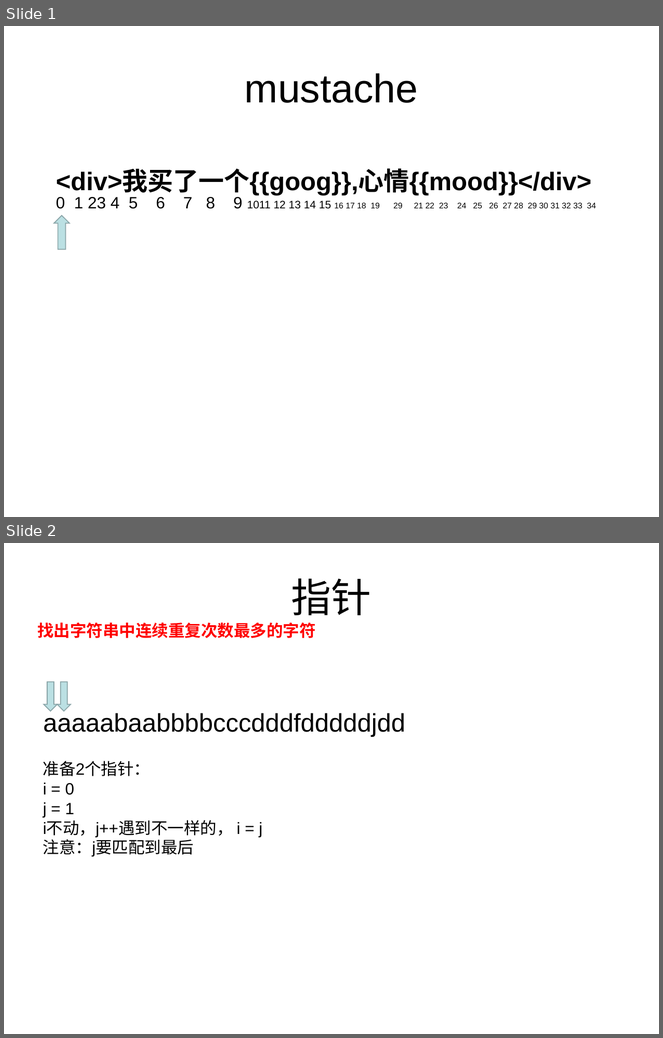
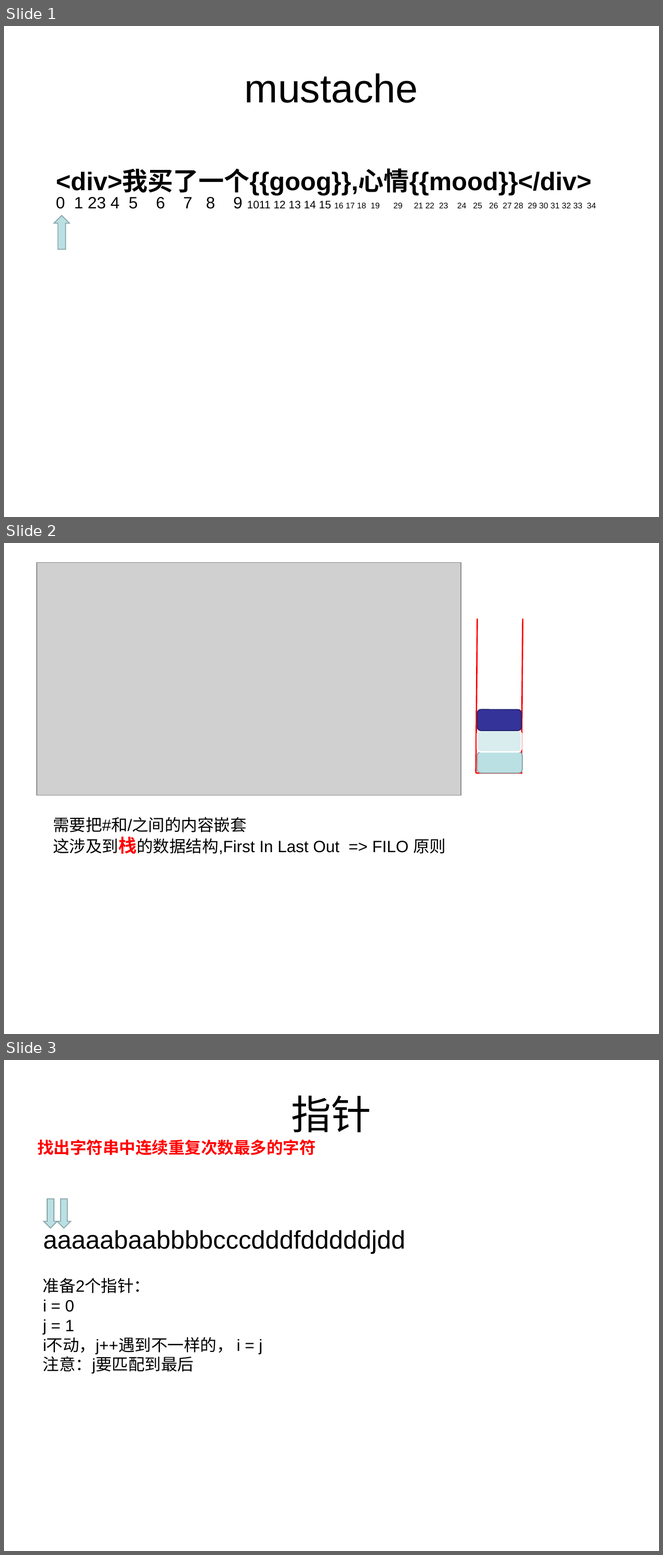
Before and after one commit to LB-king/knowledges, a slide deck: OverView/code/Algorithm.ppt. Shown one above the other, each under a label of ours: slides 1 and 2 before the commit, slides 1, 2 and 3 after it. The pictures are 663x1038 and 663x1555 pixels, drawn with LibreOffice and Linux fonts; fonts in the diff are those of the drawing; grey boxes stand for pictures. Boxes give left, top, right and bottom in pixels: in the first picture for what was removed or moved away, otherwise in the second. Text is boxed around its words. In the diff, an @@ line names an element or a change of style, - is before the commit and + after.

```diff
--- a/OverView/code/Algorithm.ppt
+++ b/OverView/code/Algorithm.ppt
@@ slide 2 added at [4,543,659,1034], background #FFFFFF @@
@@ picture added at [37,563,461,795] @@
@@ title added at [311,561,351,563], 44 pt, text #000000 @@
+曹
@@ line added from (478, 619) to (476, 773), #FF0000 1.5 pt @@
@@ line added from (523, 619) to (521, 773), #FF0000 1.5 pt @@
@@ rounded rectangle added at [478,709,521,730], fill #333399, outline #23236F 0.99 pt @@
@@ rounded rectangle added at [478,731,521,752], fill #D9EDEE, outline #FFFFFF 1.5 pt @@
@@ rounded rectangle added at [478,752,523,773], fill #BBE0E3, outline #89A4A7 0.99 pt @@
@@ line added from (476, 773) to (522, 773), #FF0000 1.5 pt @@
@@ text added at [53,817,446,854], 18 pt, text #000000 @@
+需要把#和/之间的内容嵌套
+这涉及到栈的数据结构,First In Last Out => FILO 原则
@@ what was slide 2 is now slide 3 @@
```
Also in this commit, not shown: 4 other files.
